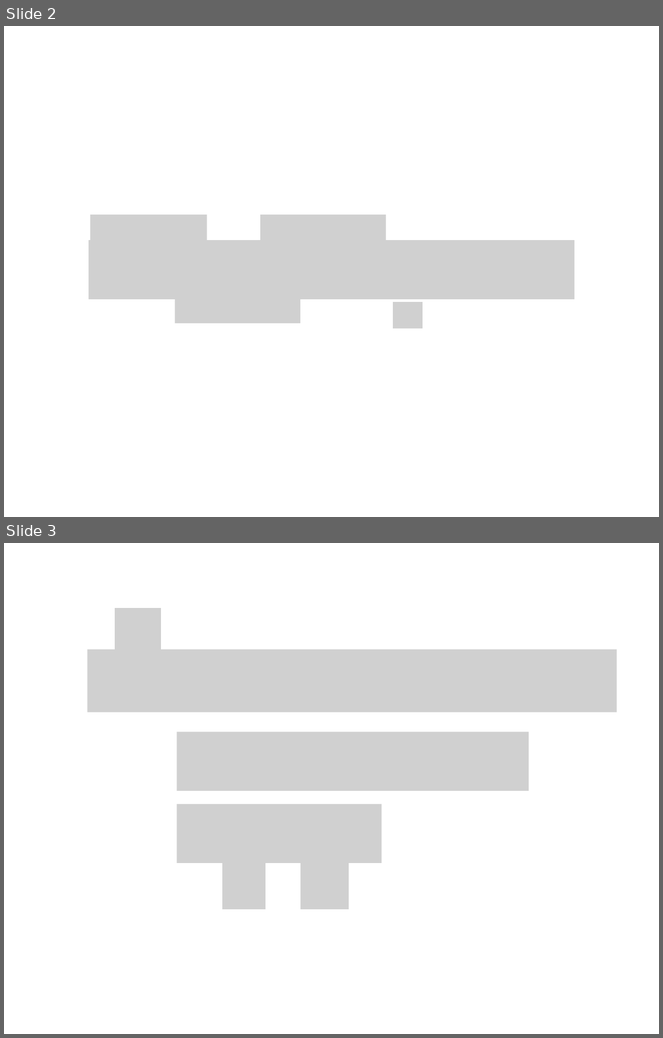
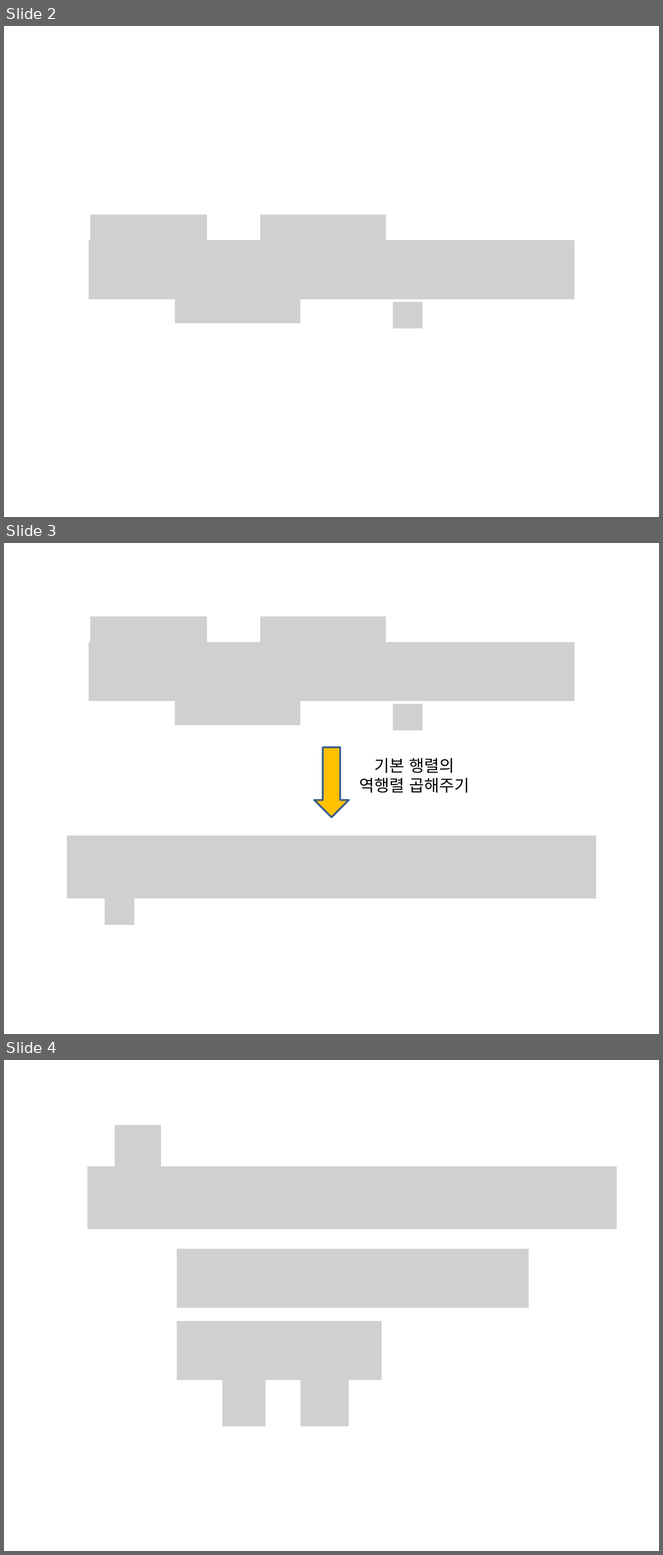
Before and after one commit to answeredbyablemind/answeredbyablemind.github.io, a slide deck: pics/2021-06-16-LU_decomposition/pics.pptx. Shown one above the other, each under a label of ours: slides 2 and 3 before the commit, slides 2, 3 and 4 after it. The pictures are 663x1038 and 663x1555 pixels, drawn with LibreOffice and Linux fonts; fonts in the diff are those of the drawing; grey boxes stand for pictures. Boxes give left, top, right and bottom in pixels: in the first picture for what was removed or moved away, otherwise in the second. Text is boxed around its words. In the diff, an @@ line names an element or a change of style, - is before the commit and + after.

```diff
--- a/pics/2021-06-16-LU_decomposition/pics.pptx
+++ b/pics/2021-06-16-LU_decomposition/pics.pptx
@@ slide 3 added at [4, 543, 659, 1034], background #FFFFFF @@
@@ picture added at [90, 616, 207, 643] @@
@@ picture added at [260, 616, 386, 643] @@
@@ picture added at [89, 642, 574, 701] @@
@@ picture added at [175, 699, 301, 725] @@
@@ picture added at [393, 704, 423, 730] @@
@@ down arrow added at [314, 747, 349, 818], fill #FFC000, outline #3A5F8C 2 pt @@
@@ text added at [360, 758, 469, 793], 18 pt, text #000000 @@
+기본 행렬의
+역행렬 곱해주기
@@ picture added at [67, 836, 596, 899] @@
@@ picture added at [105, 899, 135, 925] @@
@@ what was slide 3 is now slide 4 @@
```
Also in this commit, not shown: 3 other files.
